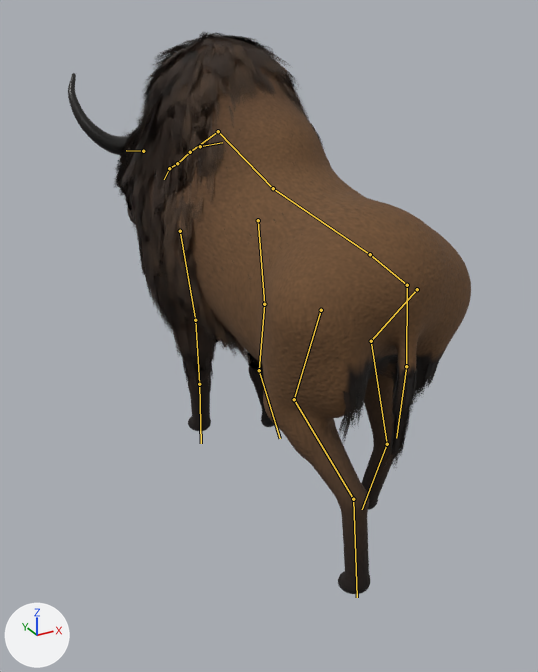
A saved change to the glTF model assets/models/animals/SK_Bison.gltf.
Rendered twice from a 50 mm camera at (-1.59, -2.82, 2.17) aimed at (-0.02, 0.03, 0.74). The lights are fixed; the arrows at lower left show +X, +Y and +Z. The older version comes first. Both versions are drawn at frame 5 of the action 'walk'; the numbers are the values there. The bones that bend it are drawn over the model as lines.

In view in the first picture: 'Bison', 'BisonFur'.
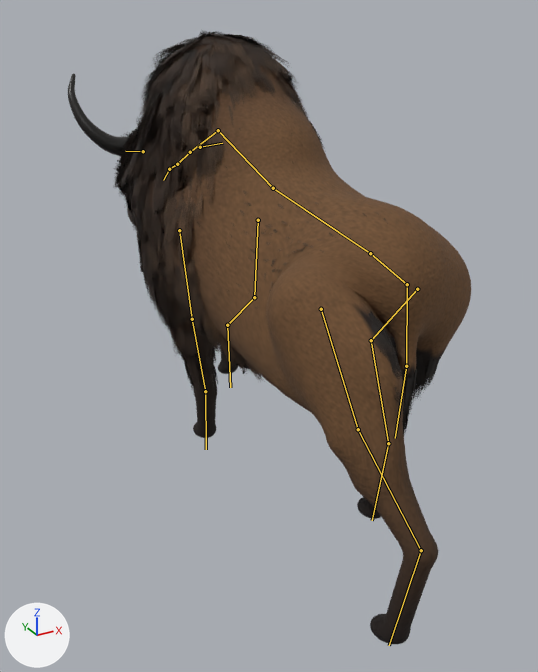
Where the change shows, as pixel boxes [x1, y1, x2, y2] in the pictures (538 x 672 px):
'Bison', posed (9% taller): before [68, 37, 471, 594]; after [68, 36, 471, 644]
'BisonFur', posed: before [113, 32, 440, 469]; after [113, 31, 440, 435]
bone 'upperarm.L', root to tip: before (258, 220) to (264, 304); after (258, 220) to (254, 297)
bone 'forearm.L', root to tip: before (264, 304) to (259, 370); after (254, 297) to (227, 325)
bone 'hoof_f.L', root to tip: before (259, 370) to (280, 438); after (227, 325) to (230, 387)
bone 'upperarm.R', root to tip: before (180, 231) to (195, 320); after (179, 230) to (192, 319)
bone 'forearm.R', root to tip: before (195, 320) to (199, 384); after (192, 319) to (205, 391)
bone 'hoof_f.R', root to tip: before (199, 384) to (201, 443); after (205, 391) to (206, 449)
bone 'shin.L', root to tip: before (371, 341) to (387, 444); after (371, 340) to (388, 443)
bone 'hoof_h.L', root to tip: before (387, 444) to (362, 509); after (388, 443) to (372, 520)
bone 'thigh.R', root to tip: before (321, 310) to (294, 399); after (321, 309) to (358, 429)
bone 'shin.R', root to tip: before (294, 399) to (353, 499); after (358, 429) to (421, 550)
bone 'hoof_h.R', root to tip: before (353, 499) to (357, 597); after (421, 550) to (389, 645)

Patch to the scene script:
```diff
--- a/assets/models/animals/SK_Bison.gltf.py
+++ b/assets/models/animals/SK_Bison.gltf.py
@@ bone_upperarm_l @@
 bone_upperarm_l = bpy.data.objects['BisonRig'].pose.bones['upperarm.L']  # child of 'chest'
-bone_upperarm_l.rotation_quaternion = (0.998, 0.066, 0.0, 0.0)  # degrees (8, 0, 0)
+bone_upperarm_l.rotation_quaternion = (0.982, 0.191, 0.0, 0.0)  # degrees (22, 0, 0)
@@ bone_forearm_l @@
 bone_forearm_l = bpy.data.objects['BisonRig'].pose.bones['forearm.L']  # child of 'upperarm.L'
-bone_forearm_l.rotation_quaternion = (0.99, -0.138, 0.0, 0.0)  # degrees (-16, 0, 0)
+bone_forearm_l.rotation_quaternion = (0.99, 0.143, 0.0, 0.0)  # degrees (16, 0, 0)
@@ bone_hoof_f_l @@
 bone_hoof_f_l = bpy.data.objects['BisonRig'].pose.bones['hoof_f.L']  # child of 'forearm.L'
-bone_hoof_f_l.rotation_quaternion = (0.94, -0.34, 0.0, 0.0)  # degrees (-40, 0, 0)
+bone_hoof_f_l.rotation_quaternion = (0.888, -0.459, 0.0, 0.0)  # degrees (-55, 0, 0)
@@ bone_upperarm_r @@
 bone_upperarm_r = bpy.data.objects['BisonRig'].pose.bones['upperarm.R']  # child of 'chest'
-bone_upperarm_r.rotation_quaternion = (1.0, -0.025, 0.0, 0.0)  # degrees (-3, 0, 0)
+bone_upperarm_r.rotation_quaternion = (1.0, 0.013, 0.0, 0.0)  # degrees (1, 0, 0)
@@ bone_forearm_r @@
 bone_forearm_r = bpy.data.objects['BisonRig'].pose.bones['forearm.R']  # child of 'upperarm.R'
-bone_forearm_r.rotation_quaternion = (1.0, 0.006, 0.0, 0.0)  # degrees (1, 0, 0)
+bone_forearm_r.rotation_quaternion = (0.984, -0.178, 0.0, 0.0)  # degrees (-20, 0, 0)
@@ bone_hoof_f_r @@
 bone_hoof_f_r = bpy.data.objects['BisonRig'].pose.bones['hoof_f.R']  # child of 'forearm.R'
-bone_hoof_f_r.rotation_quaternion = (1.0, 0.0, 0.0, 0.0)  # degrees (0, 0, 0)
+bone_hoof_f_r.rotation_quaternion = (0.987, 0.163, 0.0, 0.0)  # degrees (19, 0, 0)
@@ bone_shin_l @@
 bone_shin_l = bpy.data.objects['BisonRig'].pose.bones['shin.L']  # child of 'thigh.L'
-bone_shin_l.rotation_quaternion = (1.0, 0.0, 0.0, 0.0)  # degrees (0, 0, 0)
+bone_shin_l.rotation_quaternion = (1.0, -0.009, 0.0, 0.0)  # degrees (-1, 0, 0)
@@ bone_hoof_h_l @@
 bone_hoof_h_l = bpy.data.objects['BisonRig'].pose.bones['hoof_h.L']  # child of 'shin.L'
-bone_hoof_h_l.rotation_quaternion = (1.0, 0.0, 0.0, 0.0)  # degrees (0, 0, 0)
+bone_hoof_h_l.rotation_quaternion = (0.998, -0.069, 0.0, 0.0)  # degrees (-8, 0, 0)
@@ bone_thigh_r @@
 bone_thigh_r = bpy.data.objects['BisonRig'].pose.bones['thigh.R']  # child of 'hips'
-bone_thigh_r.rotation_quaternion = (0.993, -0.122, 0.0, 0.0)  # degrees (-14, 0, 0)
+bone_thigh_r.rotation_quaternion = (0.811, -0.586, 0.0, 0.0)  # degrees (-72, 0, 0)
@@ bone_shin_r @@
 bone_shin_r = bpy.data.objects['BisonRig'].pose.bones['shin.R']  # child of 'thigh.R'
-bone_shin_r.rotation_quaternion = (1.0, 0.0, 0.0, 0.0)  # degrees (0, 0, 0)
+bone_shin_r.rotation_quaternion = (0.838, 0.546, 0.0, 0.0)  # degrees (66, 0, 0)
@@ bone_hoof_h_r @@
 bone_hoof_h_r = bpy.data.objects['BisonRig'].pose.bones['hoof_h.R']  # child of 'shin.R'
-bone_hoof_h_r.rotation_quaternion = (1.0, 0.0, 0.0, 0.0)  # degrees (0, 0, 0)
+bone_hoof_h_r.rotation_quaternion = (0.999, 0.042, 0.0, 0.0)  # degrees (5, 0, 0)
```
